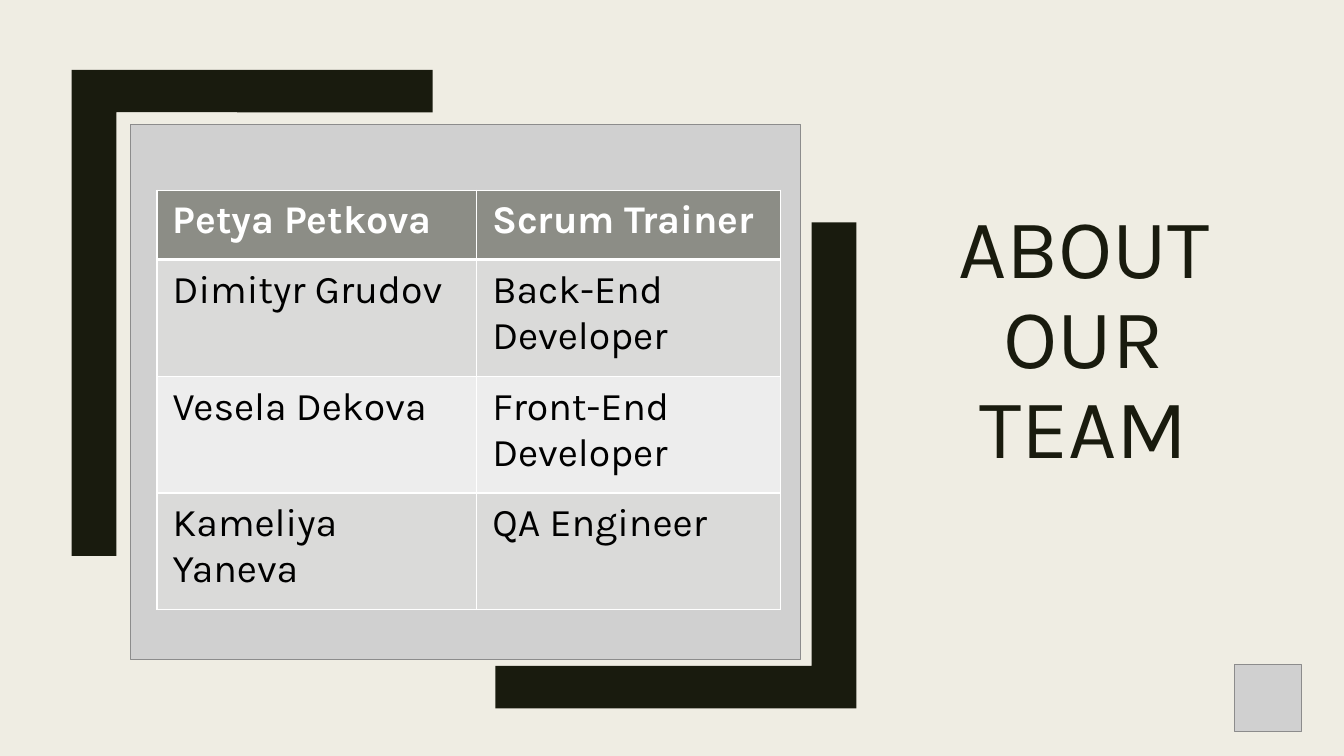
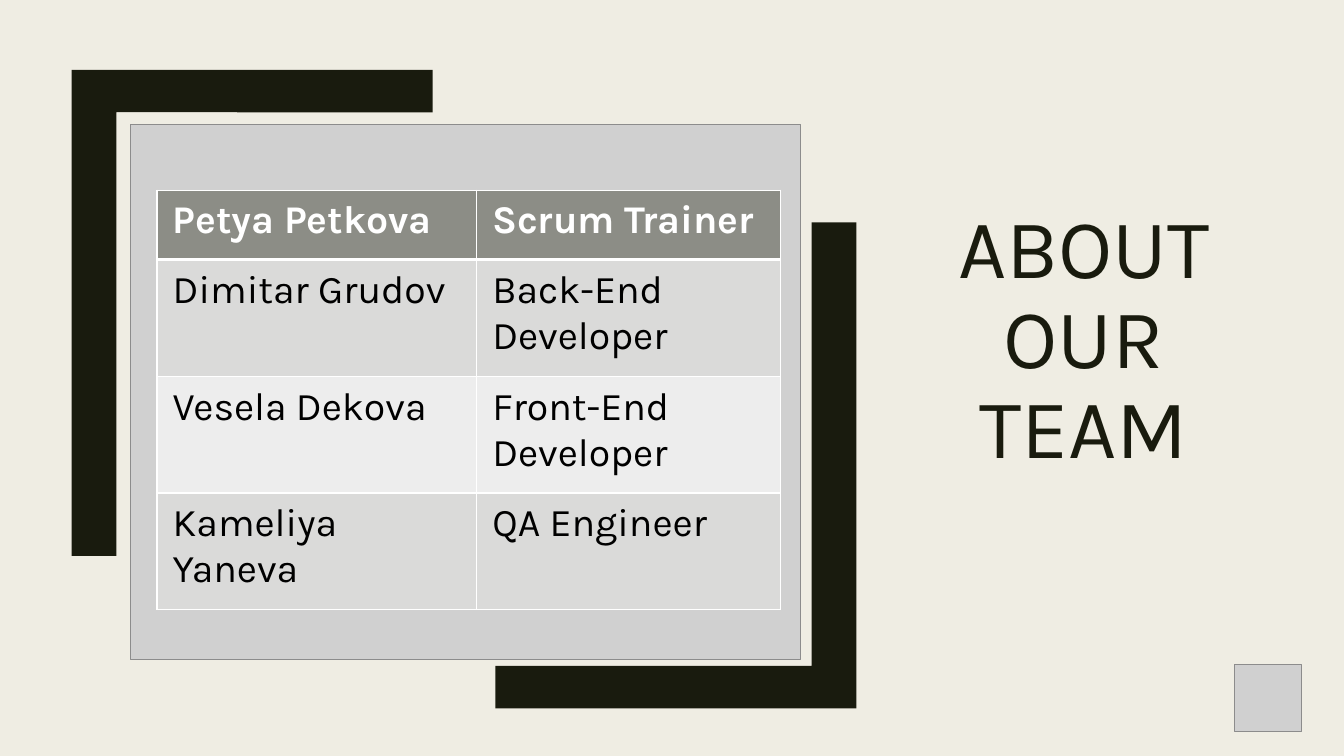
Before and after one commit to PIPetkova19/The-Maze-Runner, a slide deck: slide 3 of Documents/Presentation.pptx. Drawn at 1344x756 pixels with LibreOffice and Linux fonts; fonts in the diff are those of the drawing; grey boxes stand for pictures. Boxes give left, top, right and bottom in pixels: in the first picture for what was removed or moved away, otherwise in the second. Text is boxed around its words. In the diff, an @@ line names an element or a change of style, - is before the commit and + after.

Commit message:
Fix error in presentation and readme.md

```diff
--- a/Documents/Presentation.pptx
+++ b/Documents/Presentation.pptx
@@ table at [157,191,781,610] @@
-row 2, column 1: Dimityr Grudov
+row 2, column 1: Dimitar Grudov
```
Also in this commit, not shown: 1 other file.
